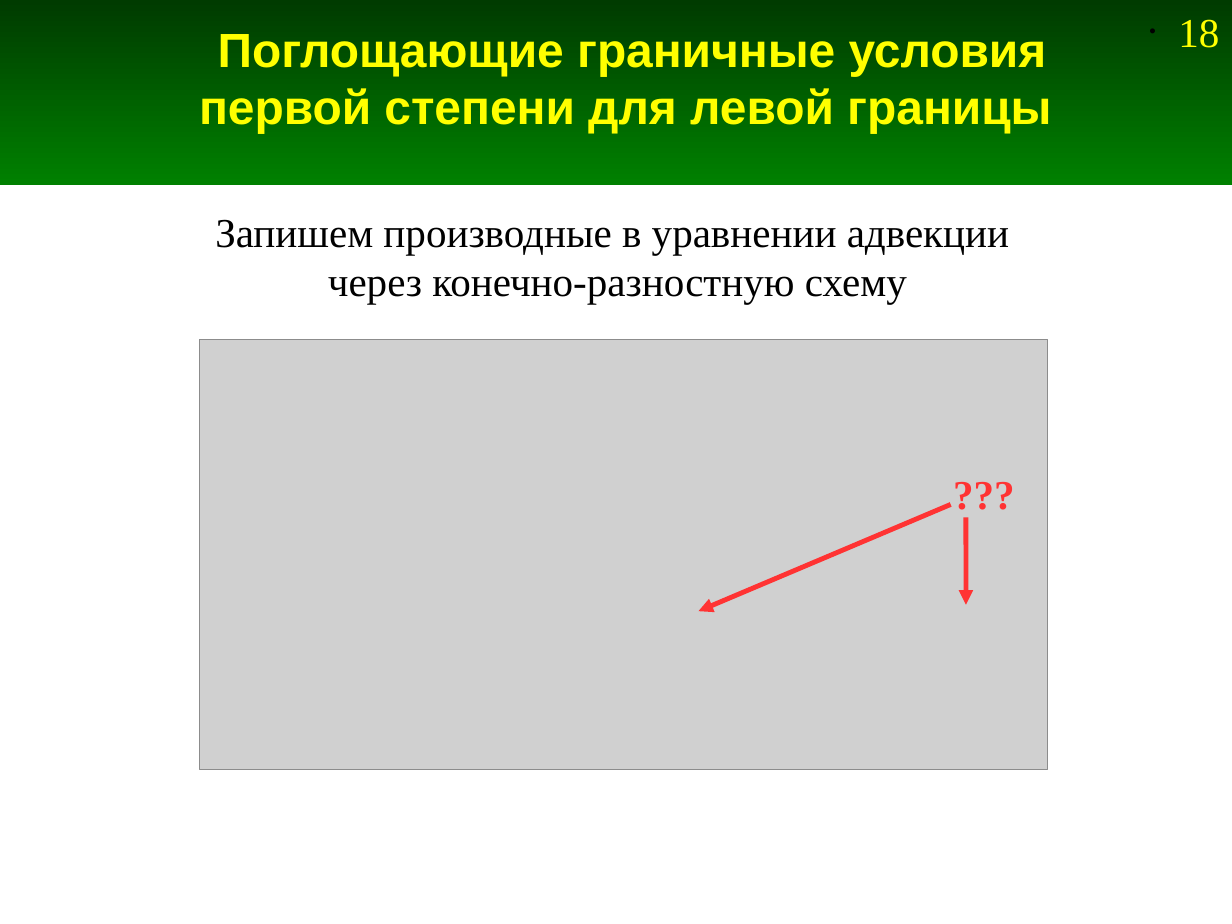
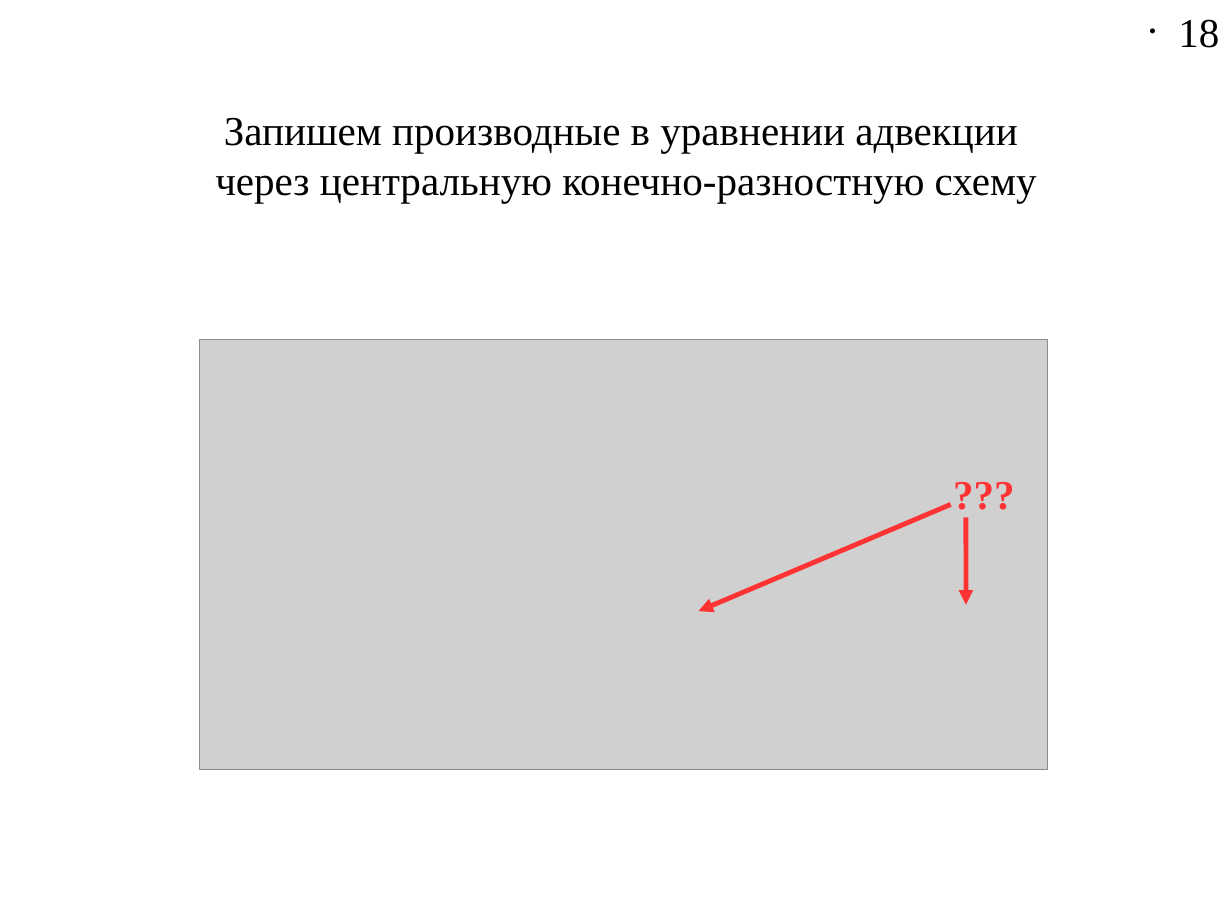
Before and after one commit to Jenyay/modelling, a slide deck: slide 18 of fdtd/presentations/09. FDTD-1D ABC.odp. Drawn at 1232x924 pixels with LibreOffice and Linux fonts; fonts in the diff are those of the drawing; grey boxes stand for pictures. Boxes give left, top, right and bottom in pixels: in the first picture for what was removed or moved away, otherwise in the second. Text is boxed around its words. In the diff, an @@ line names an element or a change of style, - is before the commit and + after.

```diff
--- a/fdtd/presentations/09. FDTD-1D ABC.odp
+++ b/fdtd/presentations/09. FDTD-1D ABC.odp
@@ rectangle removed at box(0, 0, 1232, 185) @@
@@ page number at box(1178, 19, 1219, 48): text colour #FFFF00 to #000000 @@
@@ title removed at box(199, 34, 1051, 134) @@
-Поглощающие граничные условия первой степени для левой границы
@@ text "Запишем производные в уравнении адвекции": place and size @@
-text "Запишем производные в уравнении адвекции" at box(215, 219, 1009, 304)
+text "Запишем производные в уравнении адвекции" at box(215, 117, 1037, 202)
@@ text at box(215, 175, 1037, 202): text changed @@
-через конечно-разностную схему
+через центральную конечно-разностную схему
```
Also in this commit, not shown: 14 other slides changed, 4 slides added, 4 slides removed, 3 other files.
